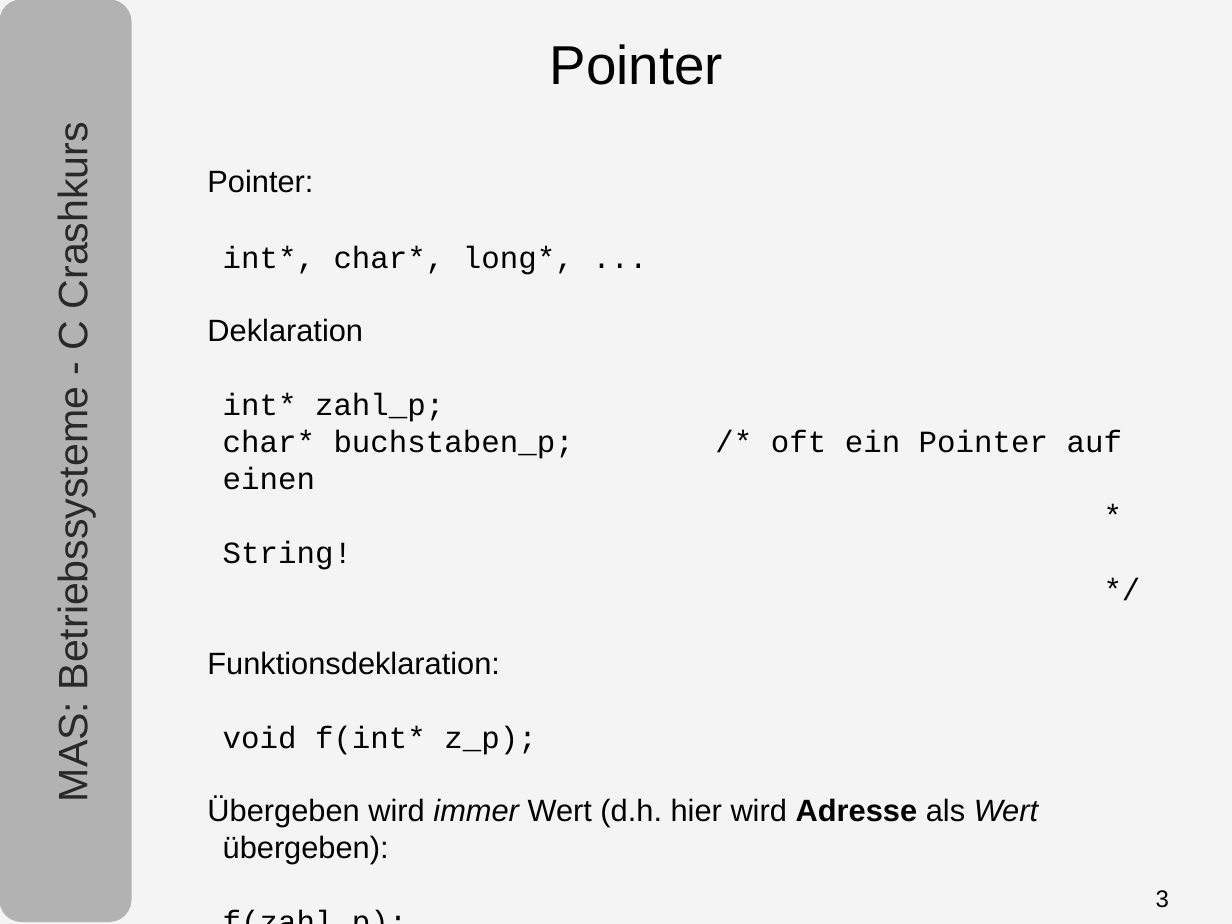
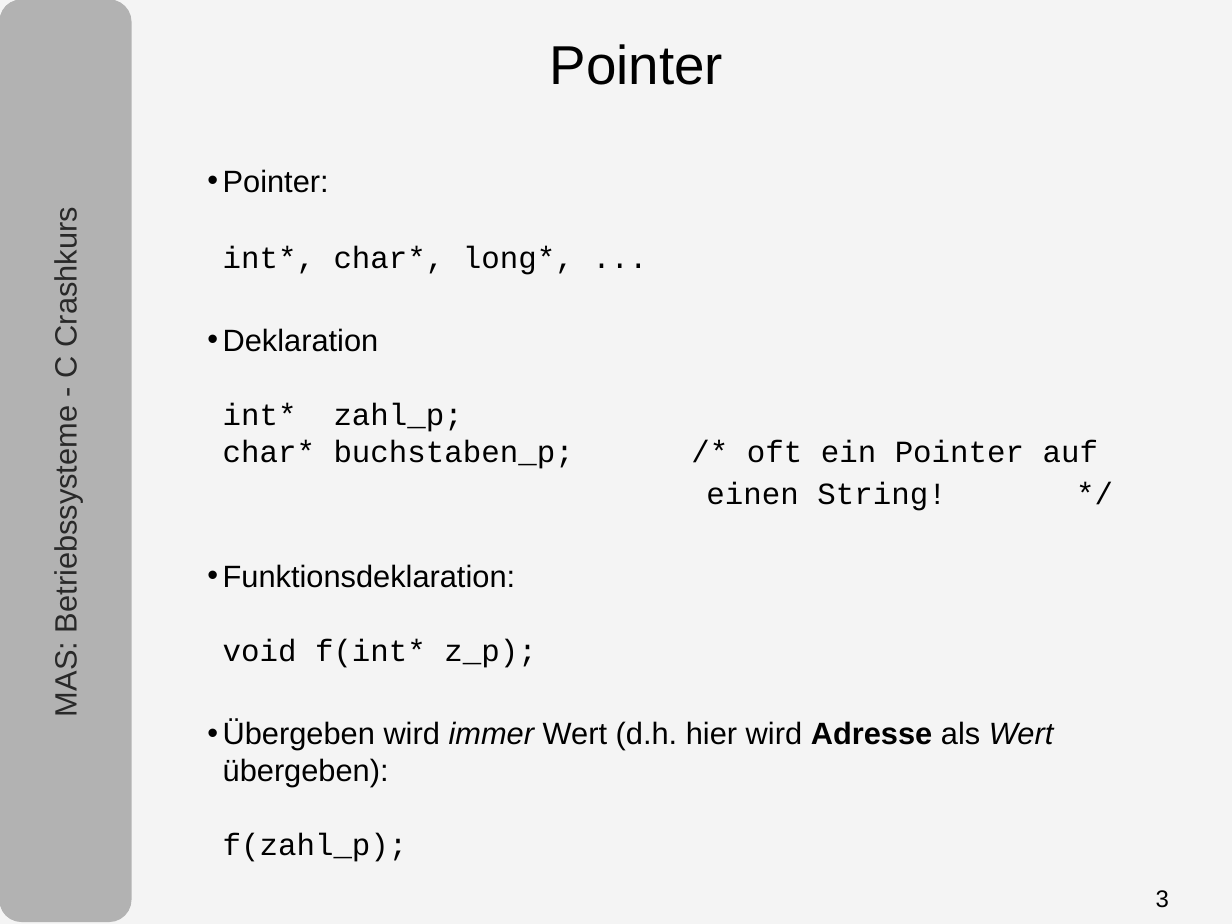
Before and after one commit to tpo/betriebssysteme, a slide deck: slide 3 of 05-1_C.odp. Drawn at 1232x924 pixels with LibreOffice and Linux fonts; fonts in the diff are those of the drawing. Boxes give left, top, right and bottom in pixels: in the first picture for what was removed or moved away, otherwise in the second. Text is boxed around its words. In the diff, an @@ line names an element or a change of style, - is before the commit and + after.

```diff
--- a/05-1_C.odp
+++ b/05-1_C.odp
@@ text "MAS: Betriebssysteme - C Crashkurs" at [49, 222, 83, 715]: size 24 to 18 pt @@
@@ text at [223, 169, 1053, 862]: bullet none to •; more space between paragraphs @@
@@ text at [223, 328, 1098, 511]: text changed @@
-Deklaration
-int* zahl_p;
-char* buchstaben_p; /* oft ein Pointer auf einen
-* String!
-*/
+• Deklaration
+  int* zahl_p;
+  char* buchstaben_p; /* oft ein Pointer auf
+einen String! */
```
Also in this commit, not shown: 15 other slides changed, 1 slide added, 3 slides removed.
